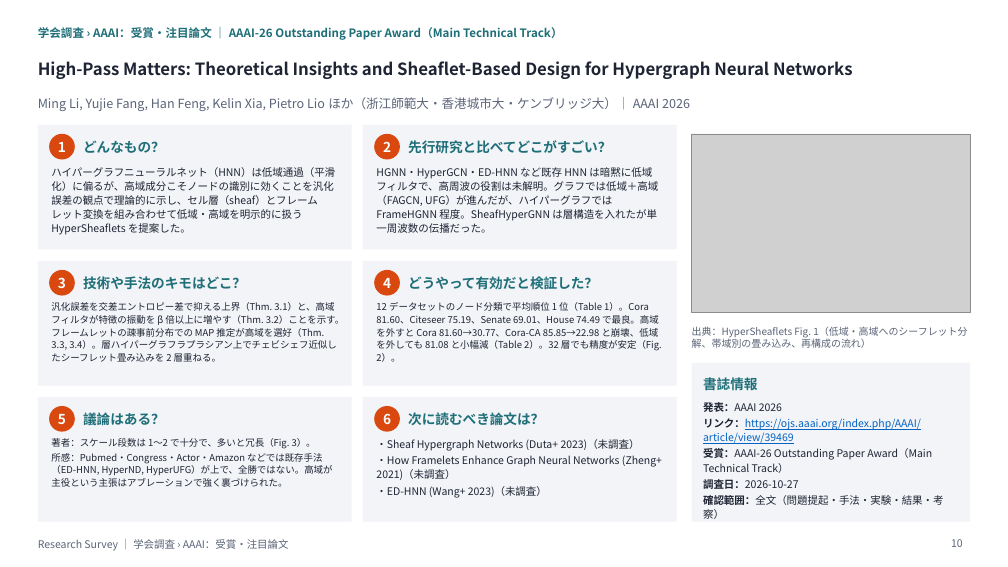
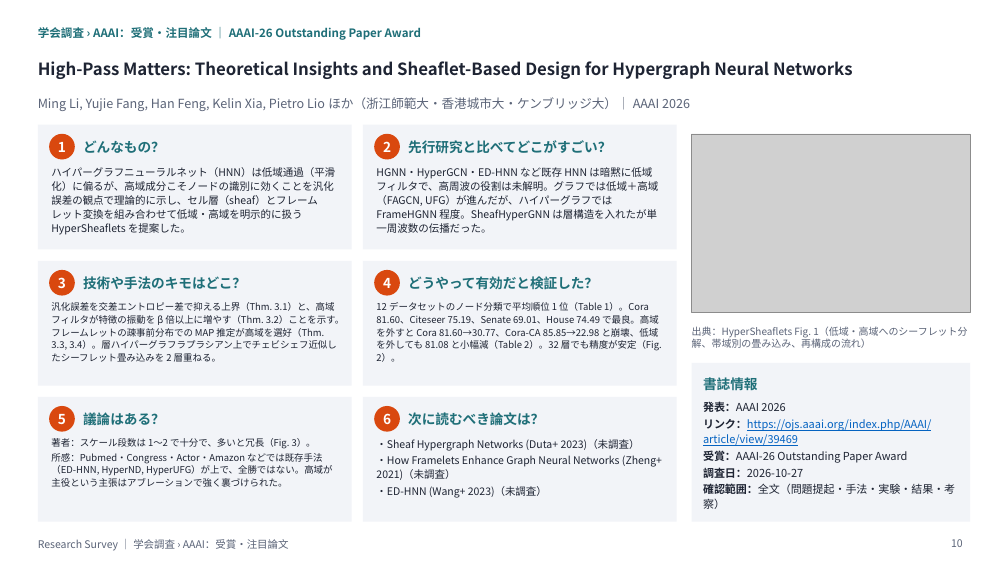
Before and after one commit to create-alt/researches, a slide deck: slide 10 of aaai/aaai.pptx. Drawn at 1008x567 pixels with LibreOffice and Linux fonts; fonts in the diff are those of the drawing; grey boxes stand for pictures. Boxes give left, top, right and bottom in pixels: in the first picture for what was removed or moved away, otherwise in the second. Text is boxed around its words. In the diff, an @@ line names an element or a change of style, - is before the commit and + after.

```diff
--- a/aaai/aaai.pptx
+++ b/aaai/aaai.pptx
@@ text at <box>38,27,421,40</box>: text changed @@
-学会調査 › AAAI：受賞・注目論文 ｜ AAAI-26 Outstanding Paper Award（Main Technical Track）
+学会調査 › AAAI：受賞・注目論文 ｜ AAAI-26 Outstanding Paper Award
@@ text at <box>703,401,955,509</box>: size 10 to 10.5 pt in "発表：AAAI 2026", "リンク：https://ojs.aaai.org/index.php/AAAI/article/view/39469", "調査日：2026-10-27", "確認範囲：全文（問題提起・手法・実験・結果・考察）"; line spacing 13.5pt to 14pt @@
@@ text at <box>703,450,908,463</box>: text changed; size 10 to 10.5 pt @@
-受賞：AAAI-26 Outstanding Paper Award（Main Technical Track）
+受賞：AAAI-26 Outstanding Paper Award
```
Also in this commit, not shown: 3 other slides changed, 6 other files.
